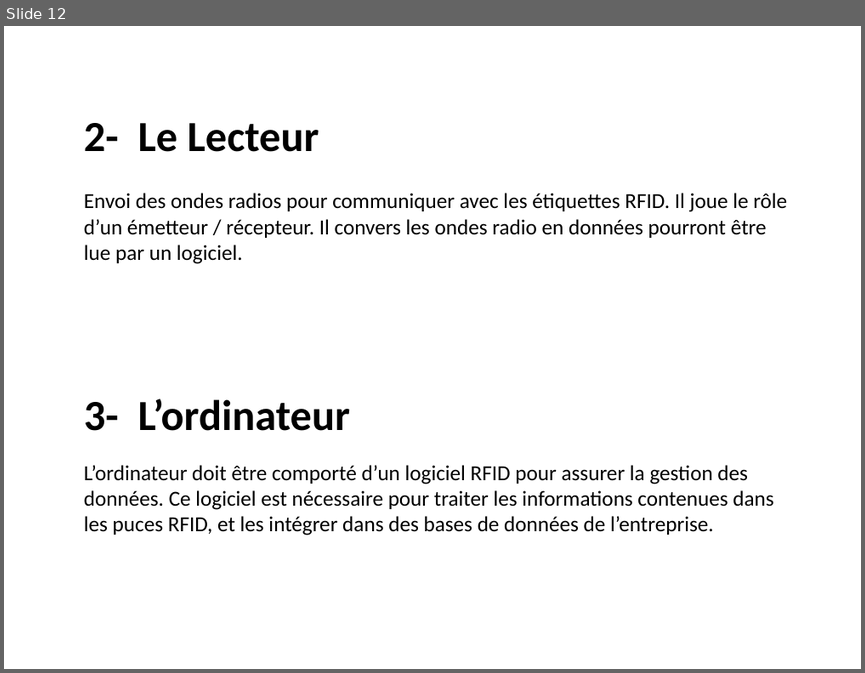
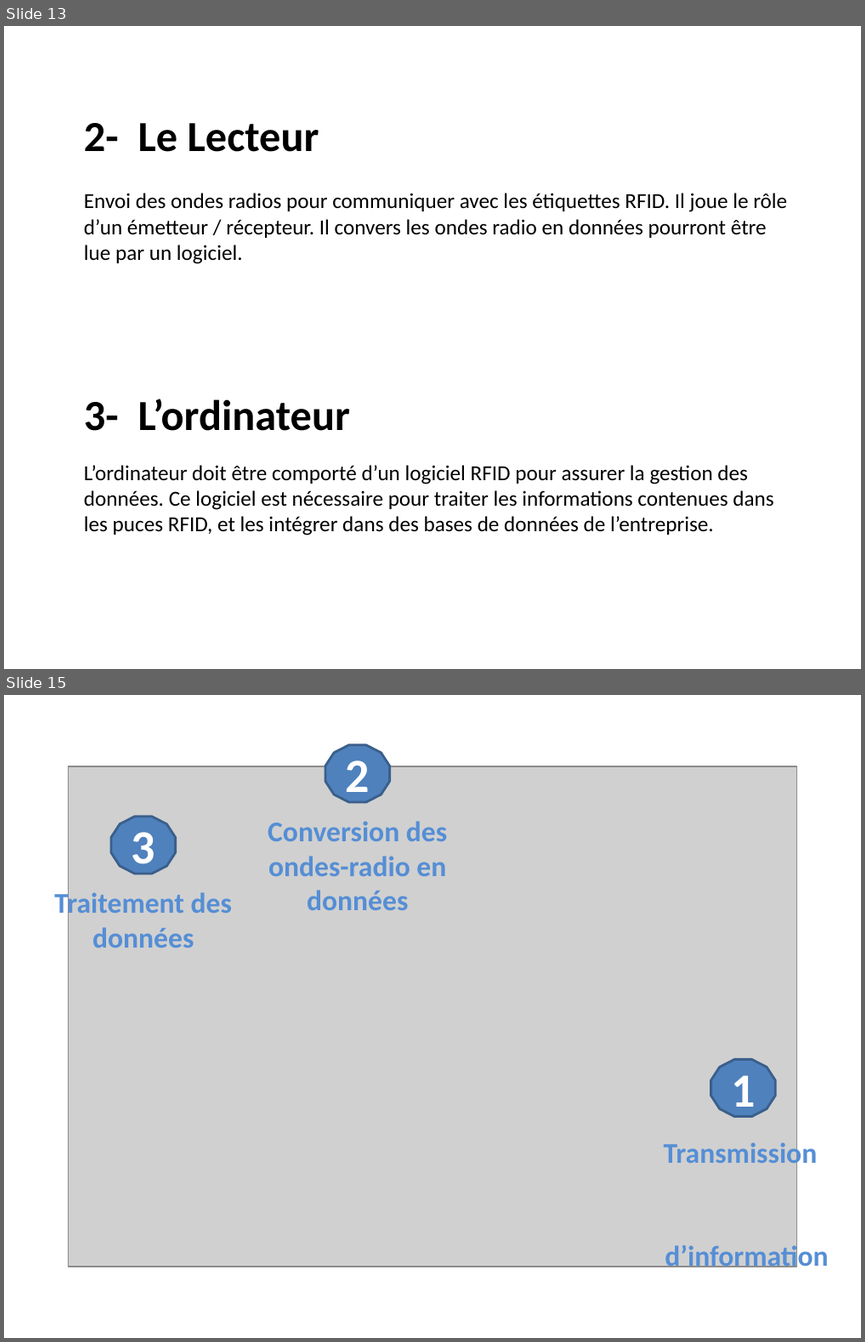
Before and after one commit to adeiry/RFID, a slide deck: RFID.pptx. Shown one above the other, each under a label of ours: slide 12 before the commit, slides 13 and 15 after it; the slides between them are not shown. The pictures are 865x673 and 865x1342 pixels, drawn with LibreOffice and Linux fonts; fonts in the diff are those of the drawing; grey boxes stand for pictures. Boxes give left, top, right and bottom in pixels: in the first picture for what was removed or moved away, otherwise in the second. Text is boxed around its words. In the diff, an @@ line names an element or a change of style, - is before the commit and + after.

```diff
--- a/RFID.pptx
+++ b/RFID.pptx
@@ slide 15 added at [4, 695, 861, 1338], background #FFFFFF @@
@@ dodecagon added at [325, 744, 390, 802], fill #4F81BD, outline #3A5F8C 2 pt, 40 pt, text #FFFFFF, bold @@
+2
@@ picture added at [69, 766, 796, 1265] @@
@@ dodecagon added at [111, 817, 176, 874], fill #4F81BD, outline #3A5F8C 2 pt, 40 pt, text #FFFFFF, bold @@
+3
@@ text added at [268, 821, 447, 910], 24 pt, text #558ED5, bold @@
+Conversion des ondes-radio en données
@@ text added at [54, 890, 232, 947], 24 pt, text #558ED5, bold @@
+Traitement des données
@@ dodecagon added at [711, 1059, 775, 1117], fill #4F81BD, outline #3A5F8C 2 pt, 40 pt, text #FFFFFF, bold @@
+1
@@ text added at [664, 1140, 828, 1273], 24 pt, text #558ED5, bold @@
+Transmission d’information
@@ what was slide 12 is now slide 13 @@
```
Also in this commit, not shown: 7 other slides added.
